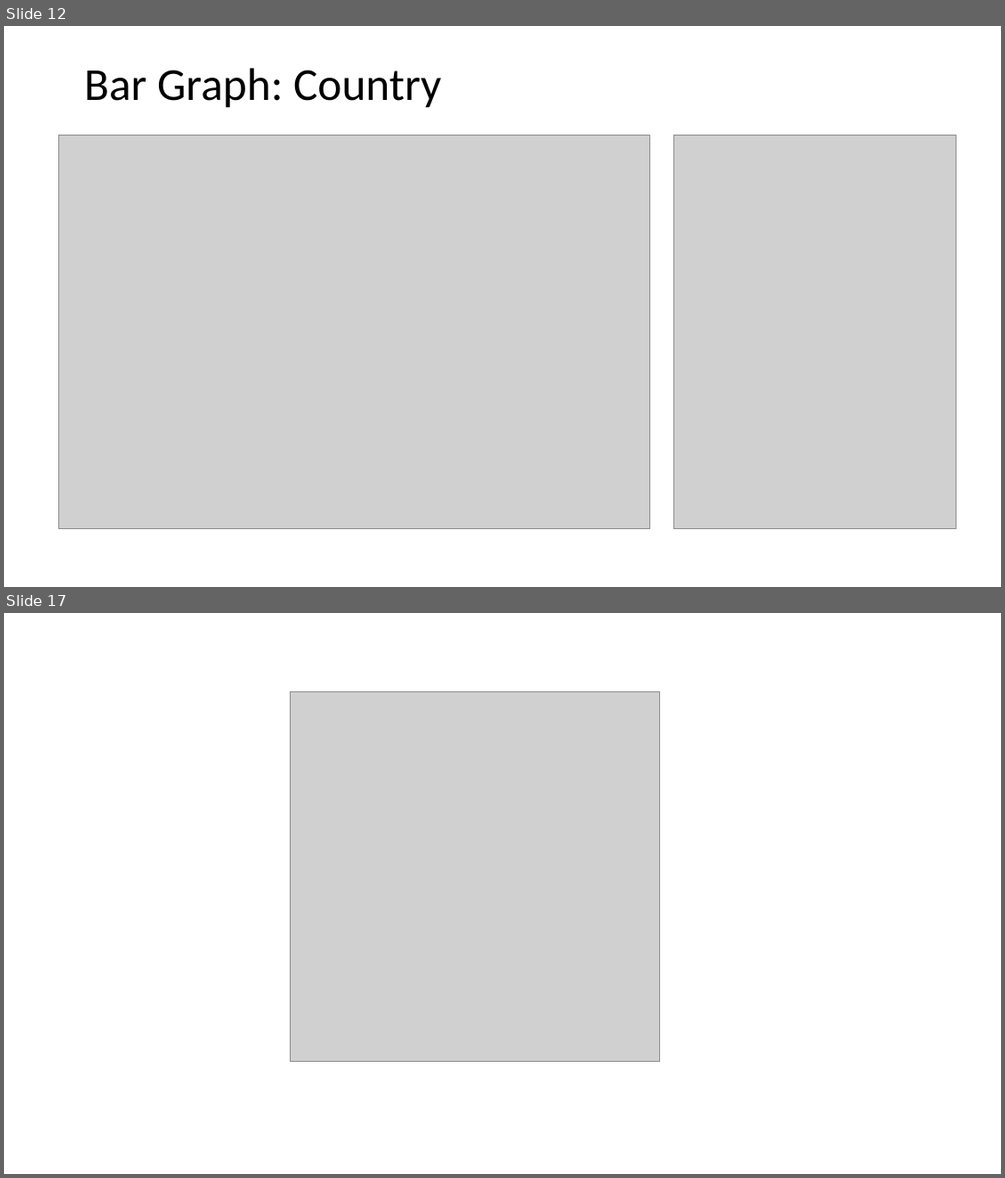
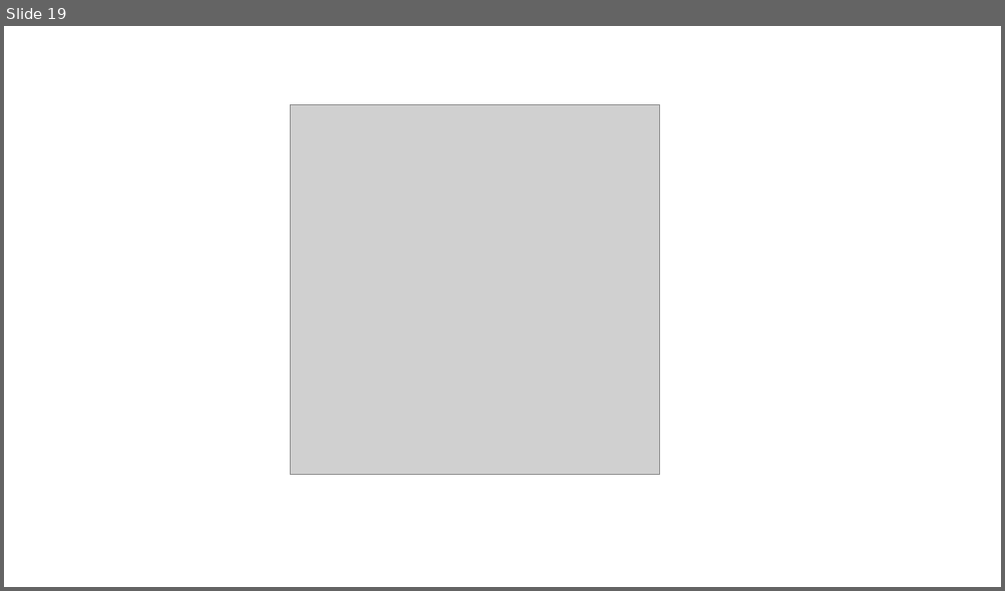
Before and after one commit to Alvin1359/world-happiness-report, a slide deck: World Happiness Report Presentation.pptx. Shown one above the other, each under a label of ours: slides 12 and 17 before the commit, slide 19 after it; the slides between them are not shown. The pictures are 1005x1178 and 1005x591 pixels, drawn with LibreOffice and Linux fonts; fonts in the diff are those of the drawing; grey boxes stand for pictures. Boxes give left, top, right and bottom in pixels: in the first picture for what was removed or moved away, otherwise in the second. Text is boxed around its words. In the diff, an @@ line names an element or a change of style, - is before the commit and + after.

```diff
--- a/World Happiness Report Presentation.pptx
+++ b/World Happiness Report Presentation.pptx
@@ slide 12 removed at [4,26,1001,587], background #FFFFFF @@
@@ text removed at [84,68,441,108] @@
-Bar Graph: Country
@@ picture removed at [58,135,650,529] @@
@@ picture removed at [673,135,955,529] @@
@@ what was slide 17 is now slide 19 @@
```
Also in this commit, not shown: 8 slides changed, 8 slides added, 5 other slides removed, 3 other files.
